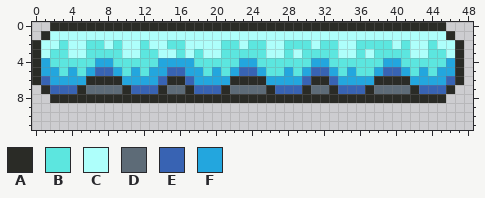
Pixel-art sprite -- assets/piattaforme3.png. Above, as it was before the edit.
Shown: x 0..48, y 0..11.
Palette (. is transparent): A #2a2b26  B #5ce6df  C #aefffb  D #5d6b77  E #3863b3  F #23a6de
The result:
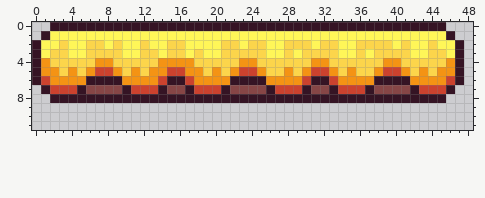
From old to new:
file 64x16 -> 576x144 pixels (blocks of 1x1 -> 9x9; one block is one cell here)
Colour A changes from #2a2b26 to #351424.
Colour B changes from #5ce6df to #fcd54b.
Colour C changes from #aefffb to #fff658.
Colour D changes from #5d6b77 to #864646.
Colour E changes from #3863b3 to #cb422e.
Colour F changes from #23a6de to #f49314.
Colour B replaces colour C in row 3 at x 15.
Where, in picture pixels (left, top, right, bottom), the same in both pictures:
changed: (32, 22, 464, 103)
